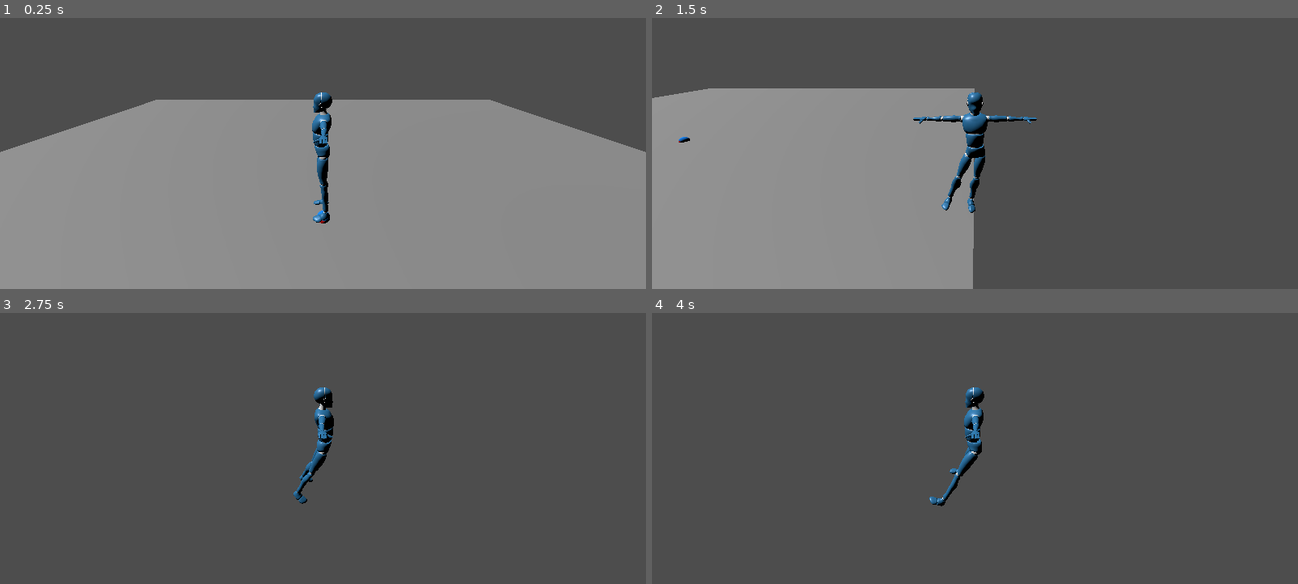
Above: before the commit, frames 1-4 (two rows, left to right).
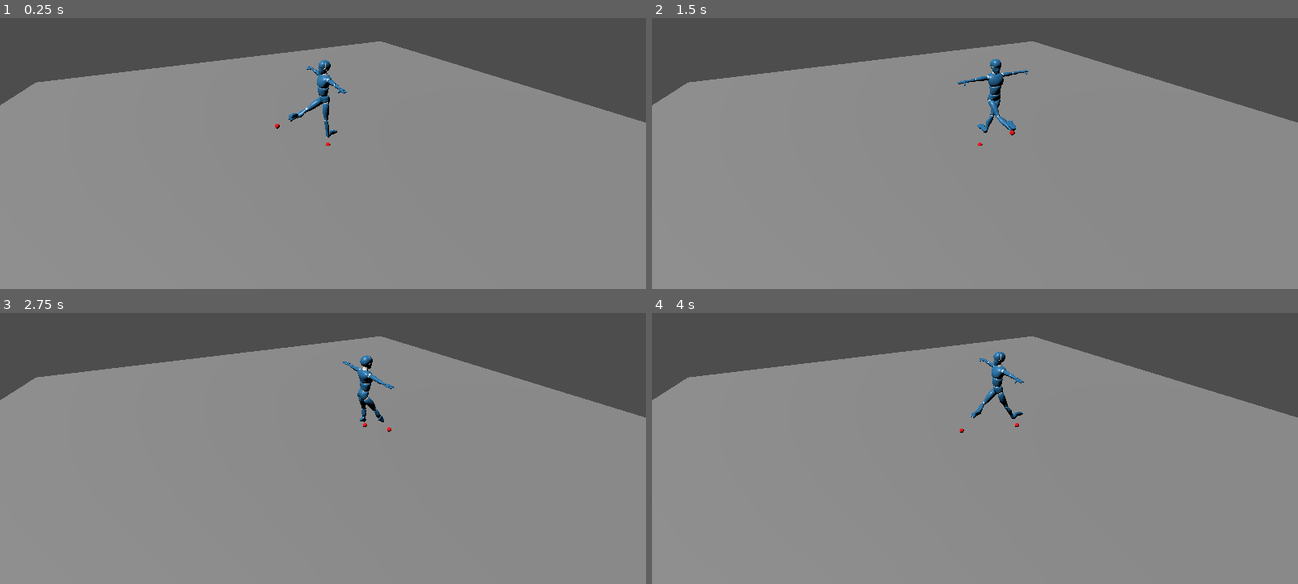
Above: after the commit, the same moments.

Repository: CyberSer0/Procedural-Animations
Game: Godot game, scene res://HumanoidControl.tscn
The game is run twice, just before and just after one commit, with the same random seed, the same clock (stepped at 60 frames per second) and the same inputs.
Inputs:
- Up to frame 1 (0.25 s): no input
- Up to frame 2 (1.5 s): hold D (move_right) 0.53-1.28 s; hold S (move_backwards) from 1.28 s (still down)
- Up to frame 3 (2.75 s): release S (move_backwards) at 2.03 s; hold D (move_right) from 2.03 s (still down)
- Up to frame 4 (4 s): release D (move_right) at 2.78 s; hold W (move_forward) 2.78-3.53 s; hold A (move_left) from 3.53 s (still down)

The runs differ from the first frame. In frame 1, 16% of the frame differs, in the area x 0-100%, y 8-76%; in frame 2, 44%; in frame 3, 80%, in the area x 0-100%, y 8-100%; in frame 4, 80%.

Commit message:
Basic tutorial version of tween and IK

Diff:
--- /dev/null
+++ b/CameraPoint.gd
@@ -0,0 +1,5 @@
+extends Marker3D
+
+# Called every frame. 'delta' is the elapsed time since the previous frame.
+func _process(delta):
+	pass
--- a/HumanoidControl.tscn
+++ b/HumanoidControl.tscn
@@ -1,6 +1,7 @@
-[gd_scene load_steps=4 format=3 uid="uid://bhkwy0afvtcfe"]
+[gd_scene load_steps=5 format=3 uid="uid://bhkwy0afvtcfe"]
 
 [ext_resource type="PackedScene" uid="uid://cho4820mf8fox" path="res://Player.tscn" id="1_mjtfj"]
+[ext_resource type="Script" path="res://CameraPoint.gd" id="2_s4kux"]
 
 [sub_resource type="PlaneMesh" id="PlaneMesh_4qyer"]
 
@@ -24,3 +25,12 @@
 transform = Transform3D(1, 0, 0, 0, 0.5, 0.866025, 0, -0.866025, 0.5, -0.0312166, 5.54116, -0.027216)
 
 [node name="Player" parent="." instance=ExtResource("1_mjtfj")]
+transform = Transform3D(1, 0, 0, 0, 1, 0, 0, 0, 1, 0, -0.25, 0)
+speed = 0.5
+
+[node name="CameraPoint" type="Marker3D" parent="."]
+script = ExtResource("2_s4kux")
+
+[node name="Camera3D" type="Camera3D" parent="CameraPoint"]
+transform = Transform3D(0.441506, -0.417083, 0.794427, 0, 0.885394, 0.464842, -0.897258, -0.205231, 0.390906, 4, 3.20037, 2)
+current = true
--- /dev/null
+++ b/IKTarget.gd
@@ -0,0 +1,24 @@
+@tool
+extends Node3D
+
+@export_node_path("Node3D") var step_target_path
+@onready var step_target = get_node(step_target_path)
+
+@export var step_distance : float = 5
+
+
+func _process(delta):
+	var dist := global_position.distance_to(step_target.global_position)
+	if dist > step_distance:
+		tween_step(step_target.global_position)
+	pass
+
+
+func tween_step(target_pos: Vector3):
+	var tween := create_tween().set_trans(Tween.TRANS_LINEAR).set_ease(Tween.EASE_OUT)
+	tween.set_parallel(true)
+	tween.tween_property(self, "global_position:x", target_pos.x, 0.25)
+	tween.tween_property(self, "global_position:z", target_pos.z, 0.25)
+	tween.tween_property(self, "global_position:y", target_pos.y + 0.5, 0.15)
+	tween.set_parallel(false)
+	tween.tween_property(self, "global_position:y", target_pos.y, -0.1)
--- a/Player.gd
+++ b/Player.gd
@@ -2,11 +2,9 @@
 
 signal move_aimpoint(location)
 
-@export var leftLegTargetPrefab = preload("res://left_leg_aim_point.tscn")
-@export var rightLegTargetPrefab = preload("res://right_leg_aim_point.tscn")
-
 @export var speed : float = 1
 @export var gravity : float = 9.81
+
 
 var HumanoidControlNode : Node3D
 
@@ -17,25 +15,9 @@
 var rightLegTarget : Node3D
 var skeleton : Skeleton3D
 
-##################################
-#	0 - left leg
-#	1 - right leg
-##################################
-var skeletonDictionary = {
-	0 : "LeftLeg",
-	1 : "RightLeg"
-}
-var skeletonDictionaryIterator : float = 0
-
-
 ###############################################################################
 #								  FUNCTIONS									  #
 ###############################################################################
-
-
-func _enter_tree():
-	HumanoidControlNode = get_tree().get_root().get_node("HumanoidControl")
-
 
 func _ready():
 
@@ -43,25 +25,6 @@
 
 	$Model/root/Skeleton3D/LeftLegIK.start()
 	$Model/root/Skeleton3D/RightLegIK.start()
-
-	leftLegTarget = leftLegTargetPrefab.instantiate()
-	rightLegTarget = rightLegTargetPrefab.instantiate()
-
-	leftLegTarget.name = "LeftLegTarget"
-	rightLegTarget.name = "RightLegTarget"
-
-	HumanoidControlNode.add_child.call_deferred(leftLegTarget)
-	HumanoidControlNode.add_child.call_deferred(rightLegTarget)
-
-#	leftLegTarget = HumanoidControlNode.get_node("LeftLegTarget")
-#	rightLegTarget = HumanoidControlNode.get_node("RightLegTarget")
-#
-#	get_node("Model/root/Skeleton3D/LeftLegIK").set_target_node(leftLegTarget.get_path())
-#	get_node("Model/root/Skeleton3D/RightLegIK").set_target_node(rightLegTarget.get_path())
-#	print("LL: ", leftLegTarget.global_position, " ", leftLegTarget.get_path(), "/")
-#	print("RL: ", rightLegTarget.global_position, " ", rightLegTarget.get_path(), "/")
-
-
 
 
 func _physics_process(delta):
@@ -71,15 +34,7 @@
 
 	if lookingDirection != Vector3.ZERO:
 		lookingDirection = lookingDirection.normalized()
-		$Model.look_at(position + $Model.position - lookingDirection, Vector3.UP)
-
-#	if leftLegTarget.ready:
-#		if global_position.distance_to(leftLegTarget.global_position) < 1:
-#			leftLegTarget.global_position = $Model.global_position + lookingDirection
-#	if rightLegTarget.ready:
-#		if global_position.distance_to(rightLegTarget.global_position) < 1:
-#			rightLegTarget.global_position = $Model.global_position + lookingDirection
-
+		look_at(position - lookingDirection, Vector3.UP)
 
 	target_velocity.x = lookingDirection.x * speed
 	target_velocity.z = lookingDirection.z * speed
@@ -89,18 +44,3 @@
 
 	velocity = target_velocity
 	move_and_slide()
-
-# Weird get_node error relative to /root/HumanoidControl/LeftLegTarget/APModel
-func _on_aimpoint_spawned(path : NodePath):
-	match skeletonDictionaryIterator:
-		0:
-			leftLegTarget = HumanoidControlNode.get_node("LeftLegTarget")
-			print("Hallo: ", leftLegTarget)
-			get_node("Model/root/Skeleton3D/LeftLegIK").set_target_node(path)
-		1:
-			rightLegTarget = HumanoidControlNode.get_node("RightLegTarget")
-			get_node("Model/root/Skeleton3D/RightLegIK").set_target_node(path)
-		_:
-			pass
-	skeletonDictionaryIterator += 1
-	pass
--- a/Player.tscn
+++ b/Player.tscn
@@ -1,12 +1,22 @@
-[gd_scene load_steps=4 format=3 uid="uid://cho4820mf8fox"]
+[gd_scene load_steps=7 format=3 uid="uid://cho4820mf8fox"]
 
 [ext_resource type="Script" path="res://Player.gd" id="1_1c7a7"]
 [ext_resource type="PackedScene" uid="uid://b0deu6lermtwc" path="res://Models/mannequiny-0.4.0.glb" id="2_yeyhu"]
+[ext_resource type="Script" path="res://IKTarget.gd" id="3_j4lvc"]
 
 [sub_resource type="CapsuleShape3D" id="CapsuleShape3D_vbv7u"]
+radius = 0.274732
+height = 1.89868
+
+[sub_resource type="StandardMaterial3D" id="StandardMaterial3D_akh8j"]
+albedo_color = Color(1, 0, 0, 1)
+
+[sub_resource type="SphereMesh" id="SphereMesh_ex325"]
+material = SubResource("StandardMaterial3D_akh8j")
+radius = 0.05
+height = 0.1
 
 [node name="Player" type="CharacterBody3D"]
-motion_mode = 1
 script = ExtResource("1_1c7a7")
 speed = 5.0
 
@@ -14,23 +24,56 @@
 transform = Transform3D(1, 0, 0, 0, 1, 0, 0, 0, 1, 0, 0.863171, 0)
 shape = SubResource("CapsuleShape3D_vbv7u")
 
-[node name="Camera3D" type="Camera3D" parent="."]
-transform = Transform3D(0, -0.258819, 0.965926, 0, 0.965926, 0.258819, -1, 0, 0, 3, 2.3959, 0)
-
 [node name="Model" parent="." instance=ExtResource("2_yeyhu")]
 
-[node name="RightLegIK" type="SkeletonIK3D" parent="Model/root/Skeleton3D" index="1"]
+[node name="LeftLegIK" type="SkeletonIK3D" parent="Model/root/Skeleton3D" index="1"]
+process_priority = 1
+root_bone = &"thigh.l"
+tip_bone = &"foot.l"
+target = Transform3D(0, 0, 0, 0, 0, 0, 0, 0, 0, 0, 0, 0)
+override_tip_basis = false
+use_magnet = true
+magnet = Vector3(0, 0, 1)
+target_node = NodePath("../../../../Targets/LeftLegTarget")
+
+[node name="RightLegIK" type="SkeletonIK3D" parent="Model/root/Skeleton3D" index="2"]
 process_priority = 1
 root_bone = &"thigh.r"
 tip_bone = &"foot.r"
-interpolation = 0.2
 target = Transform3D(0, 0, 0, 0, 0, 0, 0, 0, 0, 0, 0, 0)
+override_tip_basis = false
+use_magnet = true
+magnet = Vector3(0, 0, 1)
+target_node = NodePath("../../../../Targets/RightLegTarget")
 
-[node name="LeftLegIK" type="SkeletonIK3D" parent="Model/root/Skeleton3D" index="2"]
-process_priority = 1
-root_bone = &"thigh.l"
-tip_bone = &"foot.l"
-interpolation = 0.2
-target = Transform3D(0, 0, 0, 0, 1, 0, 0, 0, 0, 0, 0, 0)
+[node name="RightStepTarget" type="Node3D" parent="."]
+transform = Transform3D(1, 0, 0, 0, 1, 0, 0, 0, 1, -0.2, 0, 1)
+
+[node name="LeftStepTarget" type="Node3D" parent="."]
+transform = Transform3D(1, 0, 0, 0, 1, 0, 0, 0, 1, 0.2, 0, 0.5)
+
+[node name="Targets" type="Node" parent="."]
+
+[node name="LeftLegTarget" type="Node3D" parent="Targets"]
+transform = Transform3D(-4.37114e-08, -8.74228e-08, -1, 0, -1, 8.74228e-08, -1, 3.82137e-15, 4.37114e-08, 0.2, 0, 0)
+script = ExtResource("3_j4lvc")
+step_target_path = NodePath("../../LeftStepTarget")
+step_distance = 1.0
+
+[node name="MeshInstance3D" type="MeshInstance3D" parent="Targets/LeftLegTarget"]
+transform = Transform3D(1, 0, 0, 0, 1, 0, 0, 0, 1, -1.56409e-10, 0, 0.00357828)
+mesh = SubResource("SphereMesh_ex325")
+skeleton = NodePath("../../LeftLegTarget")
+
+[node name="RightLegTarget" type="Node3D" parent="Targets"]
+transform = Transform3D(-4.37114e-08, -8.74228e-08, -1, 0, -1, 8.74228e-08, -1, 3.82137e-15, 4.37114e-08, -0.2, 0, 0)
+script = ExtResource("3_j4lvc")
+step_target_path = NodePath("../../RightStepTarget")
+step_distance = 1.0
+
+[node name="MeshInstance3D" type="MeshInstance3D" parent="Targets/RightLegTarget"]
+transform = Transform3D(1, 0, 0, 0, 1, 0, 0, 0, 1, -3.68212e-11, 0, 0.000842363)
+mesh = SubResource("SphereMesh_ex325")
+skeleton = NodePath("../../LeftLegTarget")
 
 [editable path="Model"]
--- a/aim_point.gd
+++ /dev/null
@@ -1,10 +0,0 @@
-extends Node3D
-
-signal aimpoint_spawned(path : NodePath)
-
-func _ready():
-	if GLOBALS.PLAYER != null:
-		connect("aimpoint_spawned", Callable(GLOBALS.PLAYER, "_on_aimpoint_spawned"))
-	else:
-		print("Could not connect signal at ", self, " - Player is null")
-	emit_signal("aimpoint_spawned", get_path())
--- a/left_leg_aim_point.tscn
+++ /dev/null
@@ -1,19 +0,0 @@
-[gd_scene load_steps=4 format=3 uid="uid://ciyjtve6i2vaw"]
-
-[ext_resource type="Script" path="res://aim_point.gd" id="1_o68fy"]
-
-[sub_resource type="StandardMaterial3D" id="StandardMaterial3D_ya7rm"]
-albedo_color = Color(0, 0.533333, 0.972549, 1)
-
-[sub_resource type="SphereMesh" id="SphereMesh_wjkpn"]
-material = SubResource("StandardMaterial3D_ya7rm")
-radius = 0.1
-height = 0.2
-
-[node name="LeftLegAimPoint" type="Node3D"]
-script = ExtResource("1_o68fy")
-
-[node name="APModel" type="MeshInstance3D" parent="."]
-transform = Transform3D(1, 0, 0, 0, 1, 0, 0, 0, 1, -0.00450706, 0.015166, -0.00571514)
-mesh = SubResource("SphereMesh_wjkpn")
-skeleton = NodePath("../../RightLegAimPoint/Model")
--- a/right_leg_aim_point.tscn
+++ /dev/null
@@ -1,19 +0,0 @@
-[gd_scene load_steps=4 format=3 uid="uid://b5ysukb8rkj58"]
-
-[ext_resource type="Script" path="res://aim_point.gd" id="1_em1cb"]
-
-[sub_resource type="StandardMaterial3D" id="StandardMaterial3D_ya7rm"]
-albedo_color = Color(1, 0, 0, 1)
-
-[sub_resource type="SphereMesh" id="SphereMesh_wjkpn"]
-material = SubResource("StandardMaterial3D_ya7rm")
-radius = 0.1
-height = 0.2
-
-[node name="RightLegAimPoint" type="Node3D"]
-script = ExtResource("1_em1cb")
-
-[node name="APModel" type="MeshInstance3D" parent="."]
-transform = Transform3D(1, 0, 0, 0, 1, 0, 0, 0, 1, -0.0014894, 0.0051136, -0.0020206)
-mesh = SubResource("SphereMesh_wjkpn")
-skeleton = NodePath("../..")
